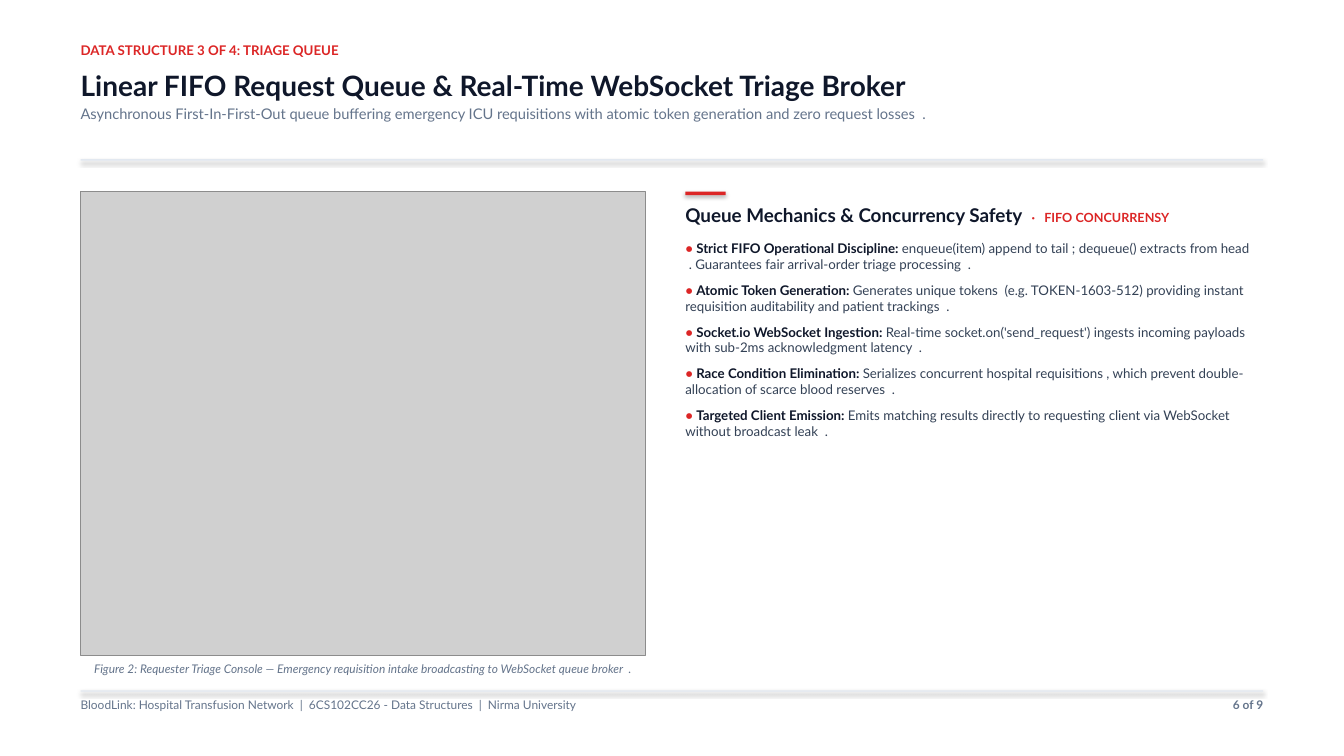
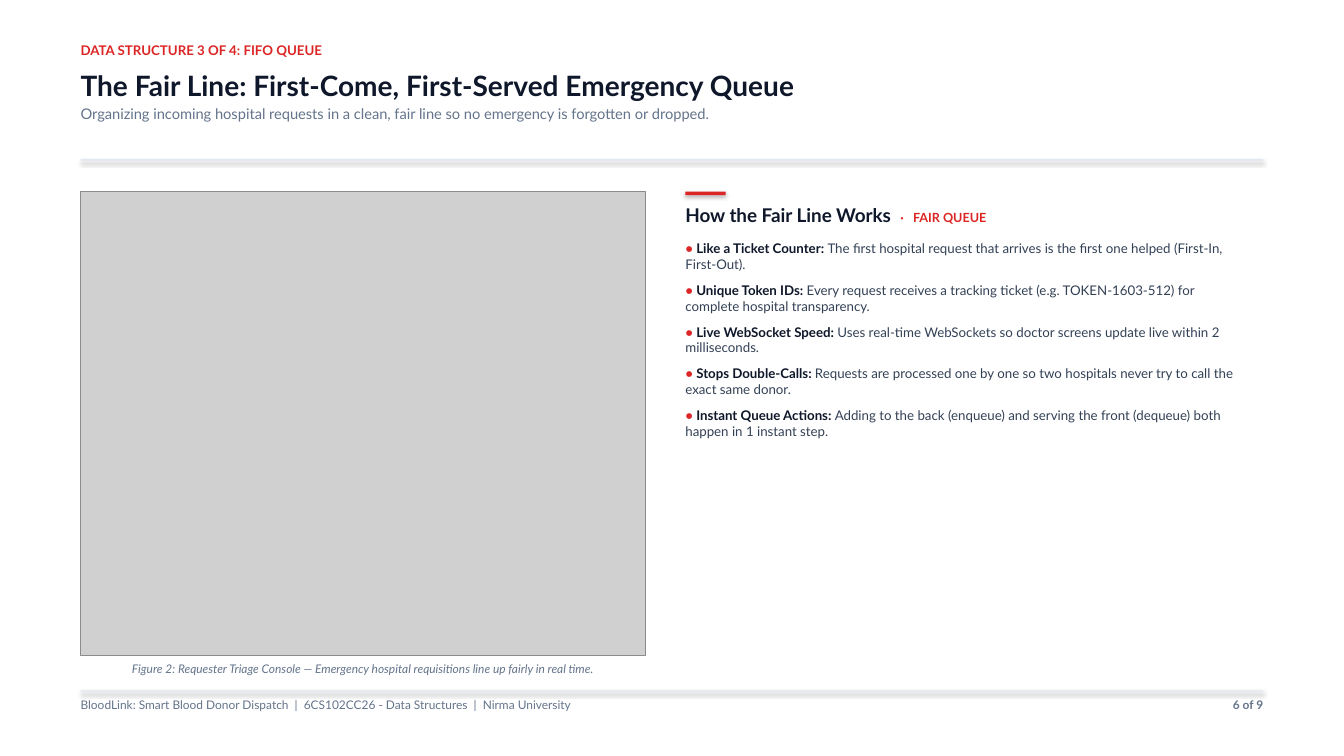
Before and after one commit to Shrey113/DS-Assignment-1, a slide deck: slide 6 of Final_Updated_Presentation.pptx. Drawn at 1344x756 pixels with LibreOffice and Linux fonts; fonts in the diff are those of the drawing; grey boxes stand for pictures. Boxes give left, top, right and bottom in pixels: in the first picture for what was removed or moved away, otherwise in the second. Text is boxed around its words. In the diff, an @@ line names an element or a change of style, - is before the commit and + after.

```diff
--- a/Final_Updated_Presentation.pptx
+++ b/Final_Updated_Presentation.pptx
@@ text at box(81, 45, 322, 57): text changed @@
-DATA STRUCTURE 3 OF 4: TRIAGE QUEUE
+DATA STRUCTURE 3 OF 4: FIFO QUEUE
@@ text at box(81, 75, 794, 122): text changed @@
-Linear FIFO Request Queue & Real-Time WebSocket Triage Broker
-Asynchronous First-In-First-Out queue buffering emergency ICU requisitions with atomic token generation and zero request losses .
+The Fair Line: First-Come, First-Served Emergency Queue
+Organizing incoming hospital requests in a clean, fair line so no emergency is forgotten or dropped.
@@ text at box(685, 208, 1233, 439): text changed @@
-Queue Mechanics & Concurrency Safety · FIFO CONCURRENSY
-• Strict FIFO Operational Discipline: enqueue(item) append to tail ; dequeue() extracts from head . Guarantees fair arrival-order triage processing .
-• Atomic Token Generation: Generates unique tokens (e.g. TOKEN-1603-512) providing instant requisition auditability and patient trackings .
-• Socket.io WebSocket Ingestion: Real-time socket.on('send_request') ingests incoming payloads with sub-2ms acknowledgment latency .
-• Race Condition Elimination: Serializes concurrent hospital requisitions , which prevent double-allocation of scarce blood reserves .
-• Targeted Client Emission: Emits matching results directly to requesting client via WebSocket without broadcast leak .
+How the Fair Line Works · FAIR QUEUE
+• Like a Ticket Counter: The first hospital request that arrives is the first one helped (First-In, First-Out).
+• Unique Token IDs: Every request receives a tracking ticket (e.g. TOKEN-1603-512) for complete hospital transparency.
+• Live WebSocket Speed: Uses real-time WebSockets so doctor screens update live within 2 milliseconds.
+• Stops Double-Calls: Requests are processed one by one so two hospitals never try to call the exact same donor.
+• Instant Queue Actions: Adding to the back (enqueue) and serving the front (dequeue) both happen in 1 instant step.
@@ text at box(132, 664, 594, 675): text changed @@
-Figure 2: Requester Triage Console — Emergency requisition intake broadcasting to WebSocket queue broker .
+Figure 2: Requester Triage Console — Emergency hospital requisitions line up fairly in real time.
@@ text at box(81, 700, 571, 711): text changed @@
-BloodLink: Hospital Transfusion Network | 6CS102CC26 - Data Structures | Nirma University
+BloodLink: Smart Blood Donor Dispatch | 6CS102CC26 - Data Structures | Nirma University
```
Also in this commit, not shown: 7 other slides changed, 1 slide added, 1 slide removed, 4 other files.
